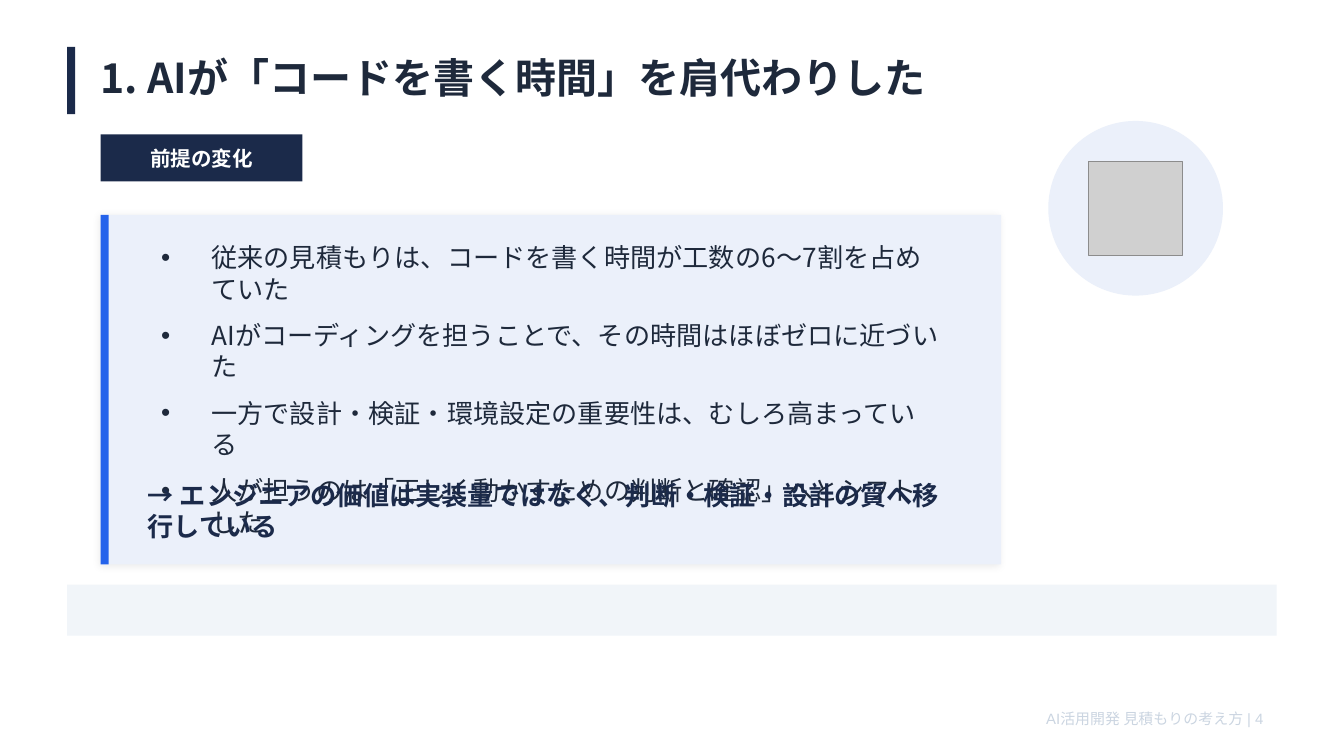
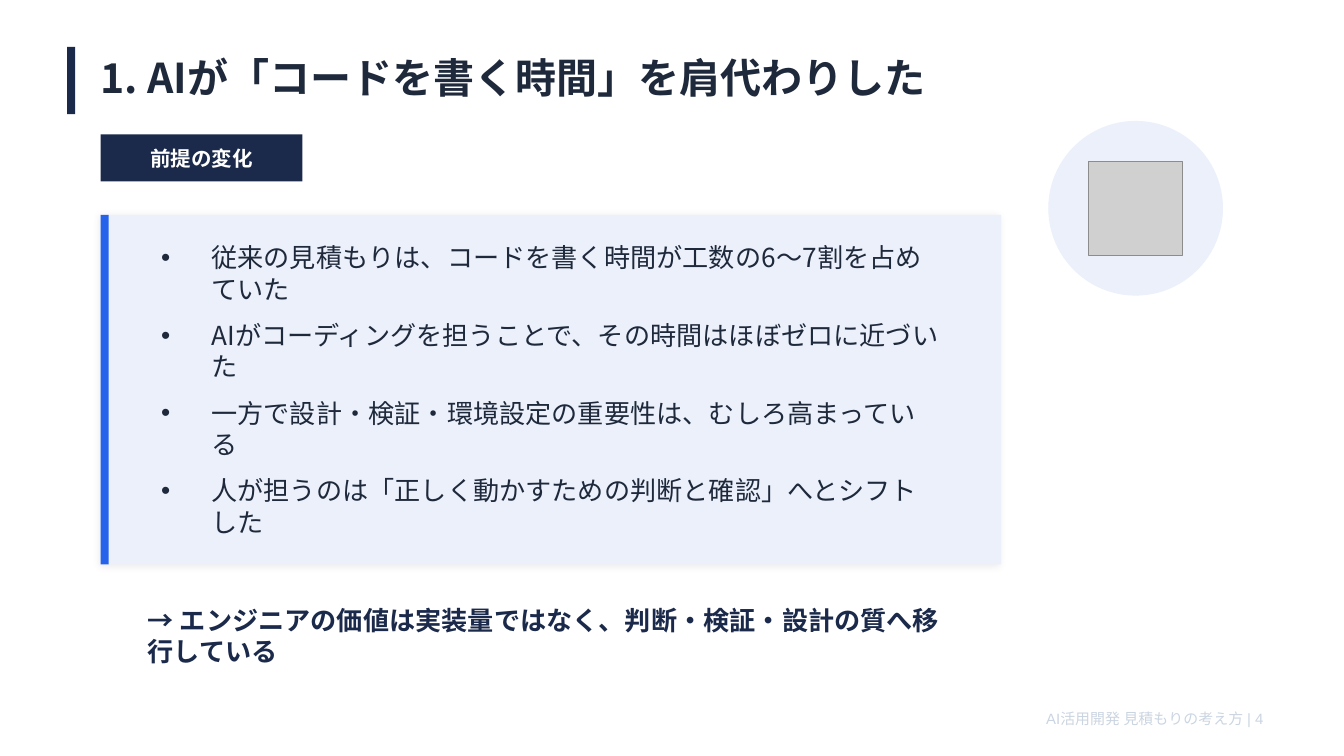
Before and after one commit to shogo-tanaka-work/knowledge-vault, a slide deck: slide 4 of outputs/見積もり解説スライド/AI活用開発の見積もりの考え方.pptx. Drawn at 1344x756 pixels with LibreOffice and Linux fonts; fonts in the diff are those of the drawing; grey boxes stand for pictures. Boxes give left, top, right and bottom in pixels: in the first picture for what was removed or moved away, otherwise in the second. Text is boxed around its words. In the diff, an @@ line names an element or a change of style, - is before the commit and + after.

```diff
--- a/outputs/見積もり解説スライド/AI活用開発の見積もりの考え方.pptx
+++ b/outputs/見積もり解説スライド/AI活用開発の見積もりの考え方.pptx
@@ rectangle removed at (67, 585, 1277, 636) @@
@@ text "→ エンジニアの価値は実装量ではなく、判断・検証・設計の質へ移行している" rewrapped from (148, 478, 939, 539) to (148, 607, 939, 664) @@
```
Also in this commit, not shown: 8 other slides changed, 1 slide removed.
